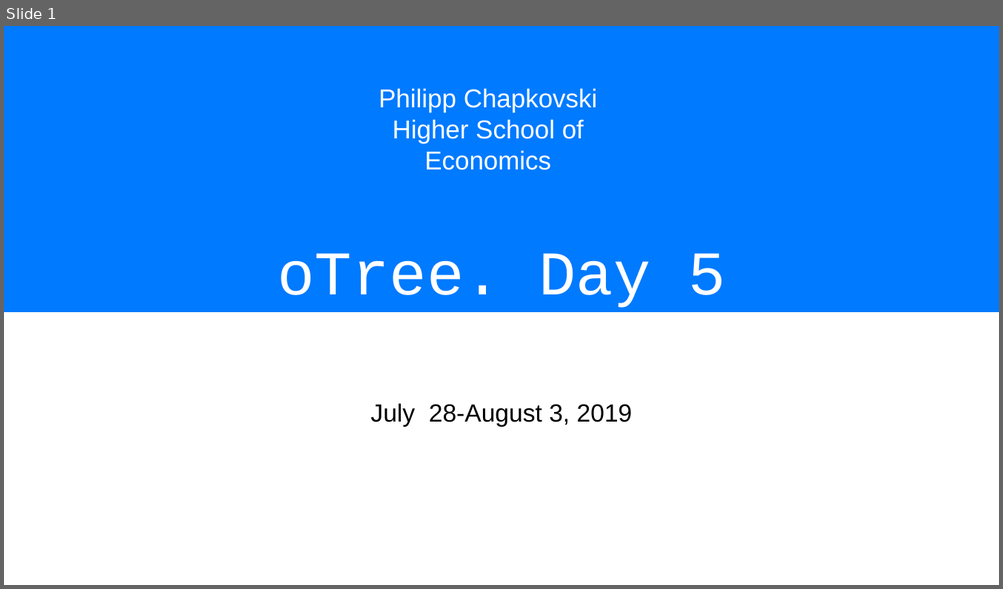
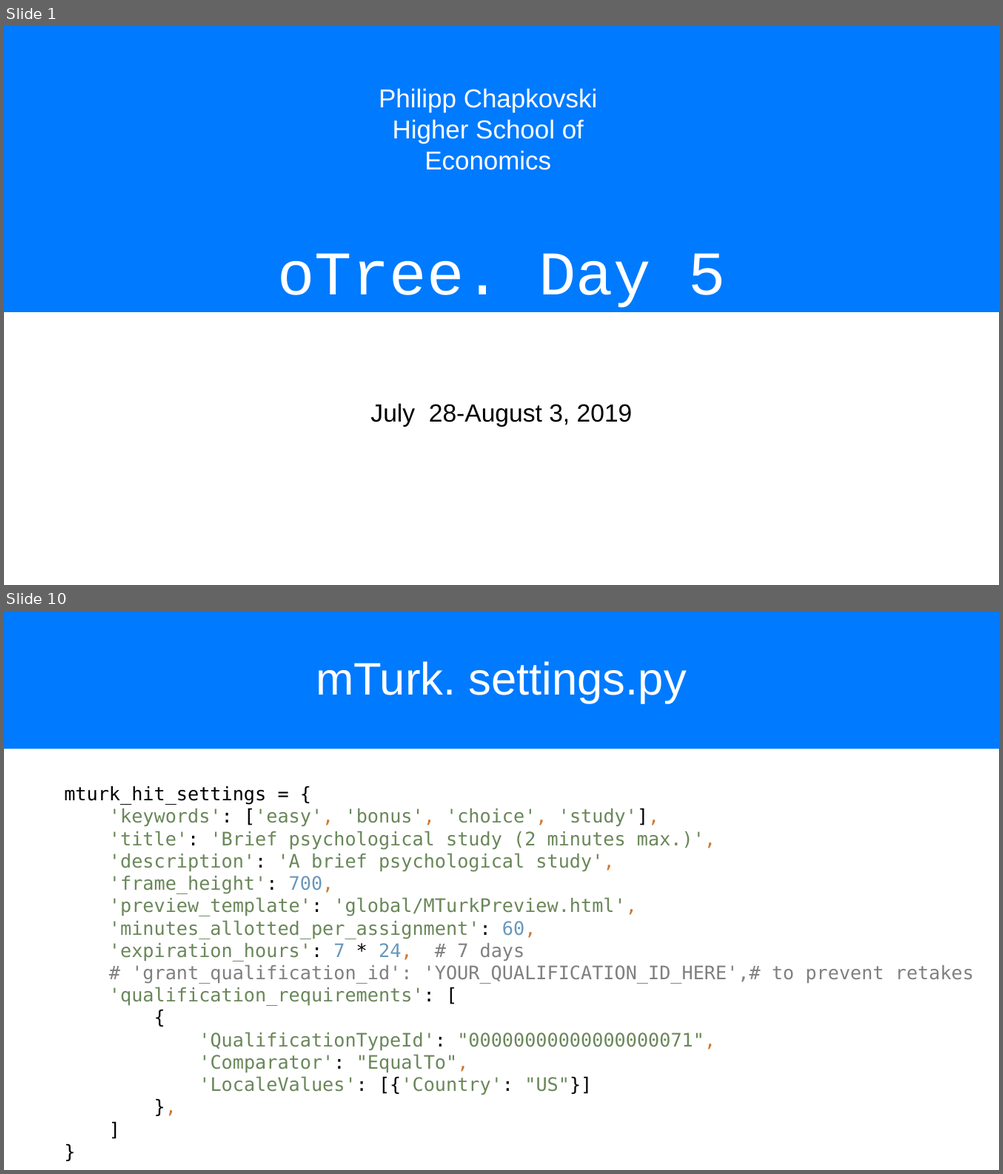
Before and after one commit to chapkovski/uncertainty-summer-school, a slide deck: presentations/frankfurt_july_2019 day5.pptx. Shown one above the other, each under a label of ours: slide 1 before the commit, slides 1 and 10 after it; the slides between them are not shown. The pictures are 1003x589 and 1003x1174 pixels, drawn with LibreOffice and Linux fonts; fonts in the diff are those of the drawing. Boxes give left, top, right and bottom in pixels: in the first picture for what was removed or moved away, otherwise in the second. Text is boxed around its words. In the diff, an @@ line names an element or a change of style, - is before the commit and + after.

```diff
--- a/presentations/frankfurt_july_2019 day5.pptx
+++ b/presentations/frankfurt_july_2019 day5.pptx
@@ slide 10 added at box(4, 611, 999, 1170), background #FFFFFF @@
@@ title added at box(4, 611, 999, 749), fill #007AFF, 44 pt, text #FFFFFF @@
+mTurk. settings.py
@@ text added at box(64, 786, 973, 1096), 18 pt, text #6A8759 @@
+mturk_hit_settings = {
+'keywords': ['easy', 'bonus', 'choice', 'study'],
+'title': 'Brief psychological study (2 minutes max.)',
+'description': 'A brief psychological study',
+'frame_height': 700,
+'preview_template': 'global/MTurkPreview.html',
+'minutes_allotted_per_assignment': 60,
+'expiration_hours': 7 * 24, # 7 days
+# 'grant_qualification_id': 'YOUR_QUALIFICATION_ID_HERE',# to prevent retakes
+'qualification_requirements': [
+{
+'QualificationTypeId': "00000000000000000071",
+'Comparator': "EqualTo",
+'LocaleValues': [{'Country': "US"}]
+},
+]
+}
```
Also in this commit, not shown: 1 slide changed, 8 other slides added, 11 other files.
